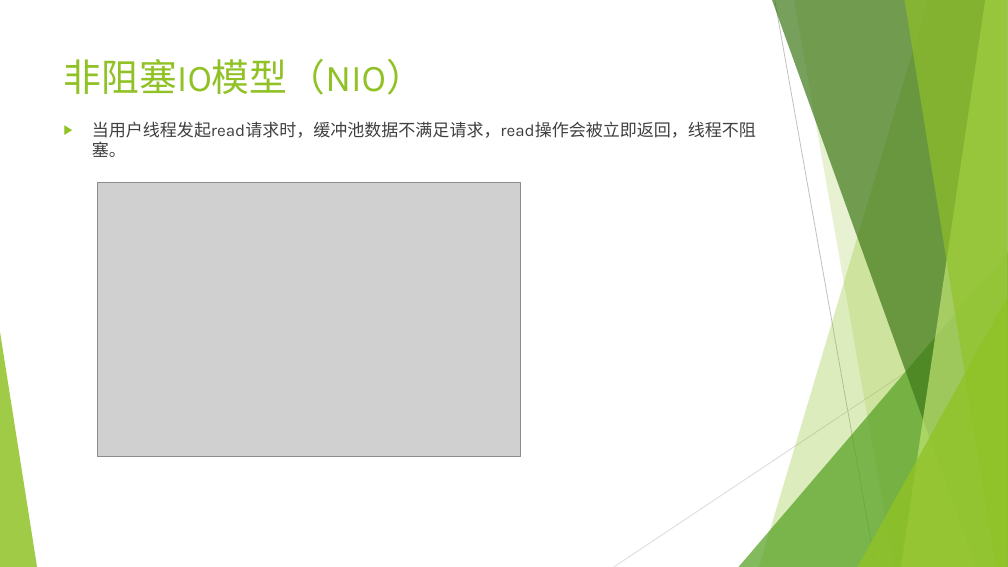
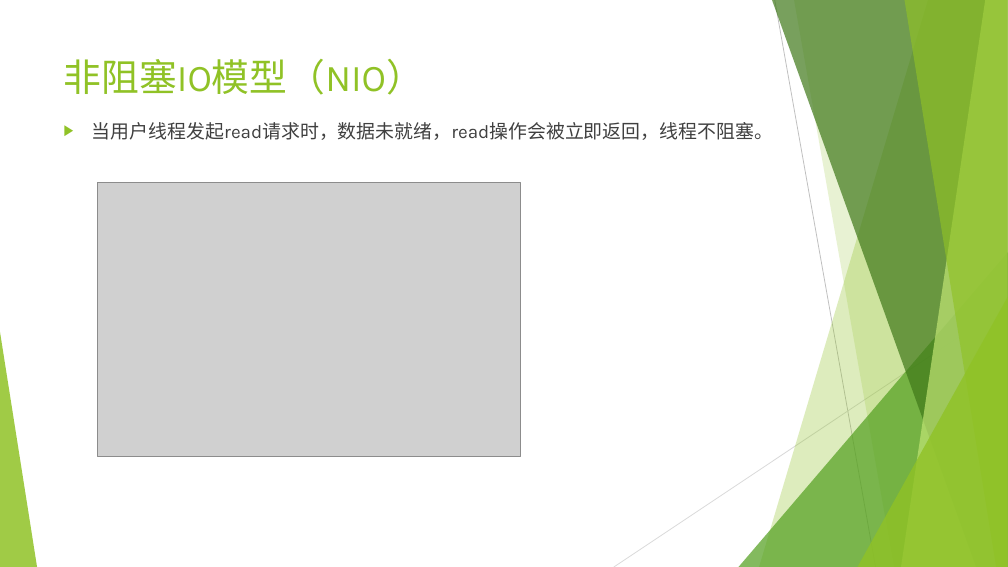
Before and after one commit to JyinChan/report, a slide deck: slide 5 of report.pptx. Drawn at 1008x567 pixels with LibreOffice and Linux fonts; fonts in the diff are those of the drawing; grey boxes stand for pictures. Boxes give left, top, right and bottom in pixels: in the first picture for what was removed or moved away, otherwise in the second. Text is boxed around its words. In the diff, an @@ line names an element or a change of style, - is before the commit and + after.

```diff
--- a/report.pptx
+++ b/report.pptx
@@ text at (92,122,773,140): text changed; size 16.2 to 18 pt @@
-▶ 当用户线程发起read请求时，缓冲池数据不满足请求，read操作会被立即返回，线程不阻塞。
+▶ 当用户线程发起read请求时，数据未就绪，read操作会被立即返回，线程不阻塞。
```
Also in this commit, not shown: 3 other slides changed, 1 slide removed.
